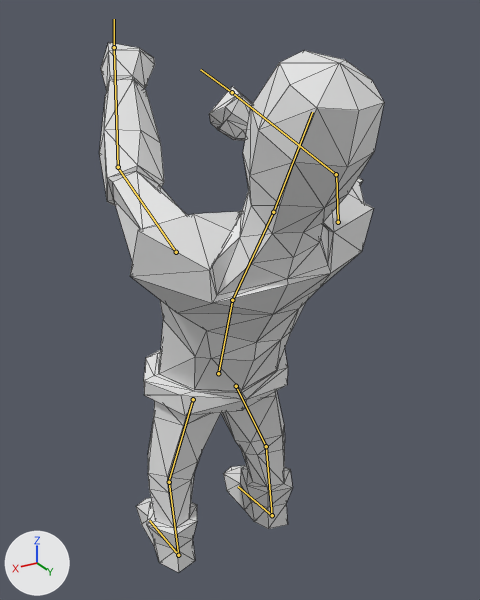
What one commit did to the Blender file Animations/ArcherArrowRain.blend.
The view is the same before and after, from a 50 mm camera at (4.48, 8.15, 8.59) aimed at (-0.32, 0.15, 4.59). Lighting does not change. The marker at lower left points along +X, +Y and +Z. Both versions are drawn at frame 3 of the action 'Armature.000Action.000'; the numbers are the values there. The bones that bend it are drawn over the model as lines. Mesh edges are drawn as thin lines.
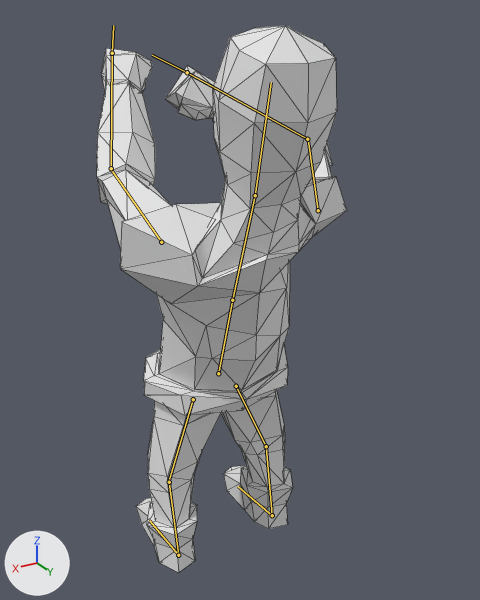
Changed parts and their boxes [x1, y1, x2, y2] in the pictures (480 x 600 px):
'Cube', posed (12% narrower)
    before: [99, 42, 384, 573]
    after: [97, 26, 347, 573]
bone 'Chest', root to tip
    before: (232, 300) to (273, 212)
    after: (232, 300) to (255, 195)
bone 'Shoulder.R', root to tip
    before: (338, 222) to (336, 174)
    after: (318, 210) to (308, 139)
bone 'Arm.R', root to tip
    before: (336, 174) to (232, 92)
    after: (307, 139) to (187, 72)
bone 'Shoulder.L', root to tip
    before: (176, 252) to (117, 167)
    after: (161, 242) to (110, 168)
bone 'Arm.L', root to tip
    before: (118, 167) to (114, 47)
    after: (111, 168) to (112, 53)
bone 'Head', root to tip
    before: (273, 212) to (312, 112)
    after: (255, 195) to (271, 82)

The change, as a diff of the scene's bpy script:
```diff
--- a/Animations/ArcherArrowRain.blend.py
+++ b/Animations/ArcherArrowRain.blend.py
@@ bone_chest @@
 bone_chest = bpy.data.objects['Armature'].pose.bones['Chest']  # child of 'Root'
-bone_chest.rotation_quaternion = (0.991, -0.136, 0.0, 0.0)  # degrees (-16, 0, 0)
+bone_chest.rotation_quaternion = (0.998, -0.047, -0.005, -0.024)  # degrees (-5, -1, -3)
@@ bone_shoulder_r @@
 bone_shoulder_r = bpy.data.objects['Armature'].pose.bones['Shoulder.R']  # child of 'Chest'
-bone_shoulder_r.location = (0.0, 0.0, 0.0)
-bone_shoulder_r.rotation_quaternion = (0.833, 0.198, 0.158, -0.391)  # degrees (15, 27, -47)
+bone_shoulder_r.location = (-0.15, -0.16, 0.06)
+bone_shoulder_r.rotation_quaternion = (0.6, 0.446, 0.42, -0.368)  # degrees (62, 73, -15)
@@ bone_arm_r @@
 bone_arm_r = bpy.data.objects['Armature'].pose.bones['Arm.R']  # child of 'Shoulder.R'
-bone_arm_r.rotation_quaternion = (0.789, -0.494, -0.071, -0.258)  # degrees (-59, -23, -23)
+bone_arm_r.rotation_quaternion = (0.843, -0.133, -0.315, -0.338)  # degrees (-1, -41, -43)
@@ bone_shoulder_l @@
 bone_shoulder_l = bpy.data.objects['Armature'].pose.bones['Shoulder.L']  # child of 'Chest'
-bone_shoulder_l.rotation_quaternion = (0.749, -0.221, 0.006, 0.621)  # degrees (-20, 17, 76)
+bone_shoulder_l.rotation_quaternion = (0.718, -0.23, -0.011, 0.654)  # degrees (-21, 17, 82)
@@ bone_arm_l @@
 bone_arm_l = bpy.data.objects['Armature'].pose.bones['Arm.L']  # child of 'Shoulder.L'
-bone_arm_l.rotation_quaternion = (0.943, -0.166, 0.113, -0.266)  # degrees (-22, 7, -33)
+bone_arm_l.rotation_quaternion = (0.933, -0.195, 0.12, -0.279)  # degrees (-26, 7, -35)
@@ bone_head @@
 bone_head = bpy.data.objects['Armature'].pose.bones['Head']  # child of 'Chest'
-bone_head.rotation_quaternion = (0.999, 0.037, 0.0, 0.0)  # degrees (4, 0, 0)
+bone_head.rotation_quaternion = (0.999, 0.05, 0.0, -0.001)  # degrees (6, 0, 0)
```
